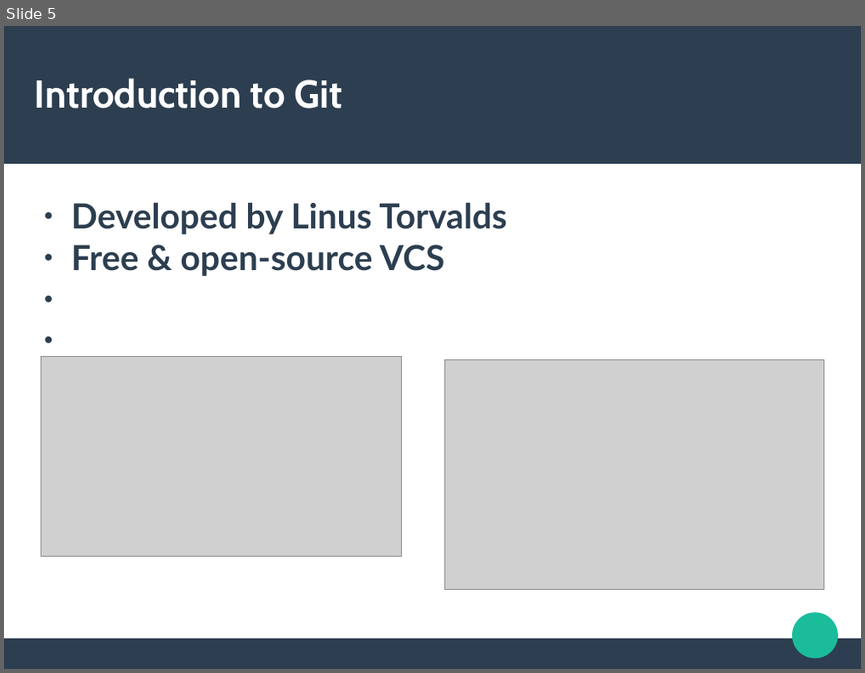
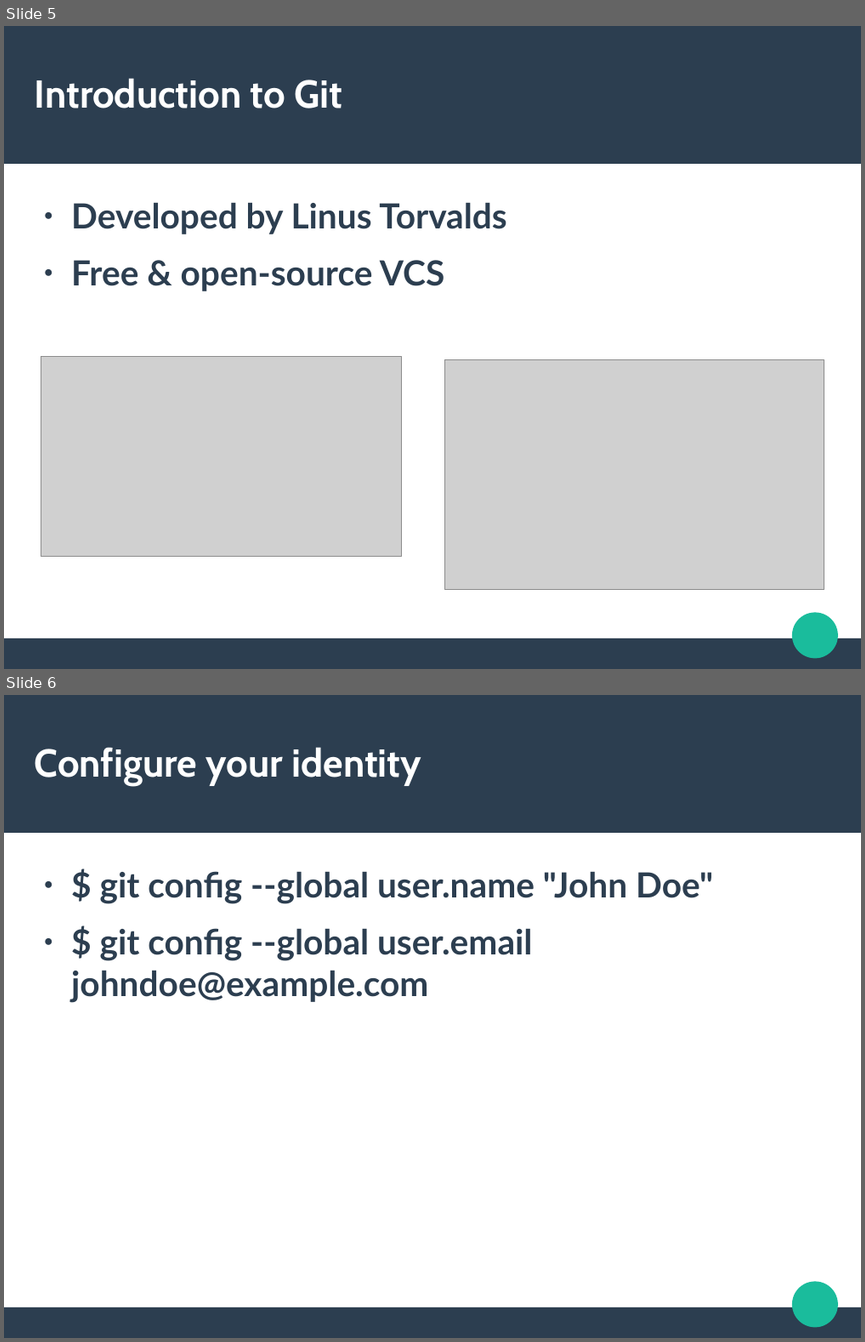
Before and after one commit to SSTIA/git-seminar, a slide deck: GitSeminar.pptx. Shown one above the other, each under a label of ours: slide 5 before the commit, slides 5 and 6 after it. The pictures are 865x673 and 865x1342 pixels, drawn with LibreOffice and Linux fonts; fonts in the diff are those of the drawing; grey boxes stand for pictures. Boxes give left, top, right and bottom in pixels: in the first picture for what was removed or moved away, otherwise in the second. Text is boxed around its words. In the diff, an @@ line names an element or a change of style, - is before the commit and + after.

```diff
--- a/GitSeminar.pptx
+++ b/GitSeminar.pptx
@@ slide 6 added at (4, 695, 861, 1338), background #FFFFFF; not listed: 3 template elements that a slide beside it also shows @@
@@ text added at (35, 747, 421, 786), 36 pt, text #FFFFFF, bold @@
+Configure your identity
@@ text added at (71, 871, 713, 1003), 32 pt, text #2C3E50, bold @@
+● $ git config --global user.name "John Doe"
+● $ git config --global user.email johndoe@example.com
@@ slide 5 changed as well @@
@@ text "Developed by Linus Torvalds" at (71, 202, 507, 291): more space between paragraphs @@
```
Also in this commit, not shown: 25 other slides changed, 1 other slide added, 1 other file.
